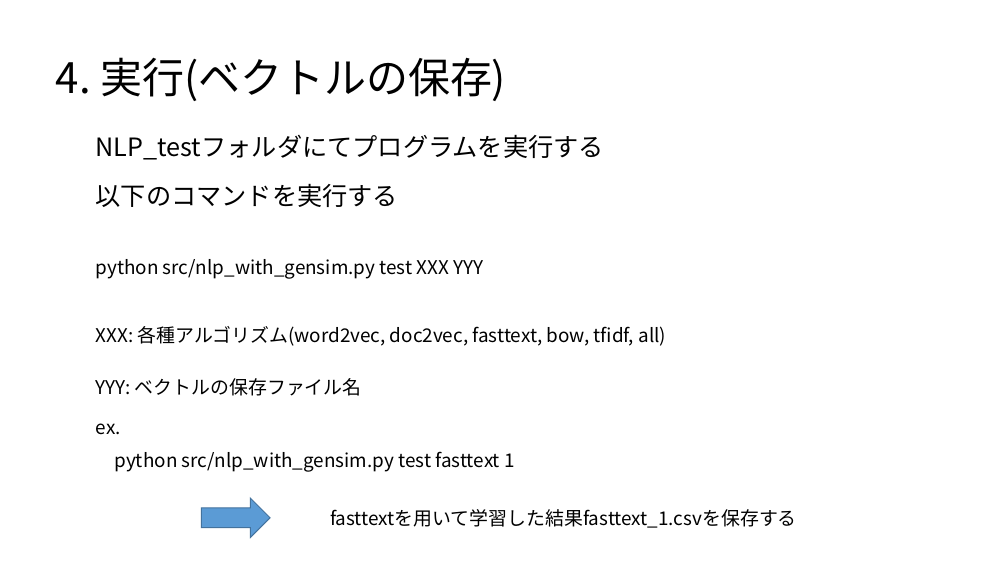
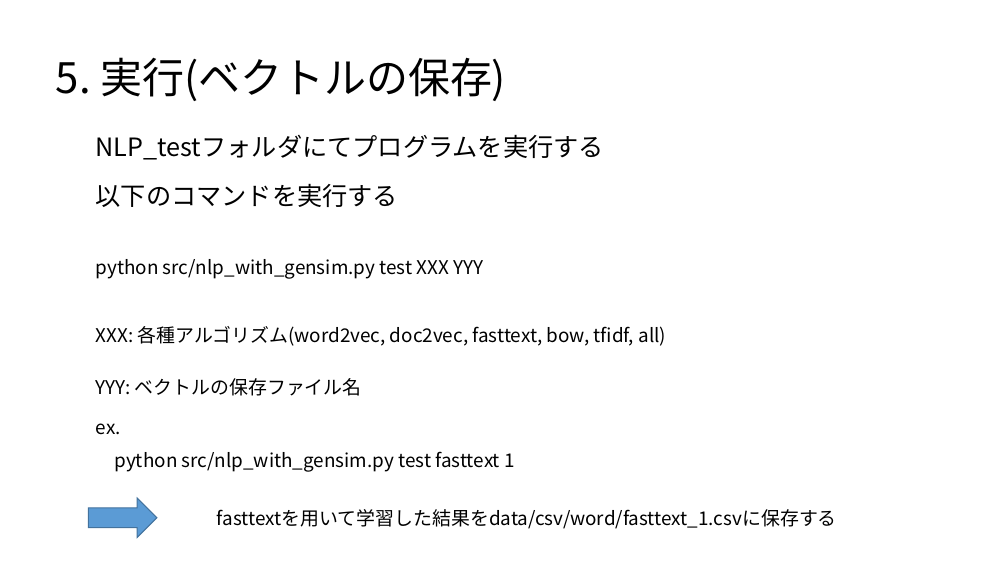
Before and after one commit to satetsu007/NLP_test, a slide deck: slide 7 of doc/Readme.pptx (slide 6 before the commit). Drawn at 1008x567 pixels with LibreOffice and Linux fonts; fonts in the diff are those of the drawing. Boxes give left, top, right and bottom in pixels: in the first picture for what was removed or moved away, otherwise in the second. Text is boxed around its words. In the diff, an @@ line names an element or a change of style, - is before the commit and + after.

```diff
--- a/doc/Readme.pptx
+++ b/doc/Readme.pptx
@@ text at [56,57,506,101]: text changed @@
-4. 実行(ベクトルの保存)
+5. 実行(ベクトルの保存)
@@ right arrow: place and size @@
-right arrow at [201,498,270,538]
+right arrow at [88,498,157,538]
@@ text at [217,509,837,529]: text changed @@
-fasttextを用いて学習した結果fasttext_1.csvを保存する
+fasttextを用いて学習した結果をdata/csv/word/fasttext_1.csvに保存する
```
Also in this commit, not shown: 3 other slides changed, 1 slide added, 1 other file.
